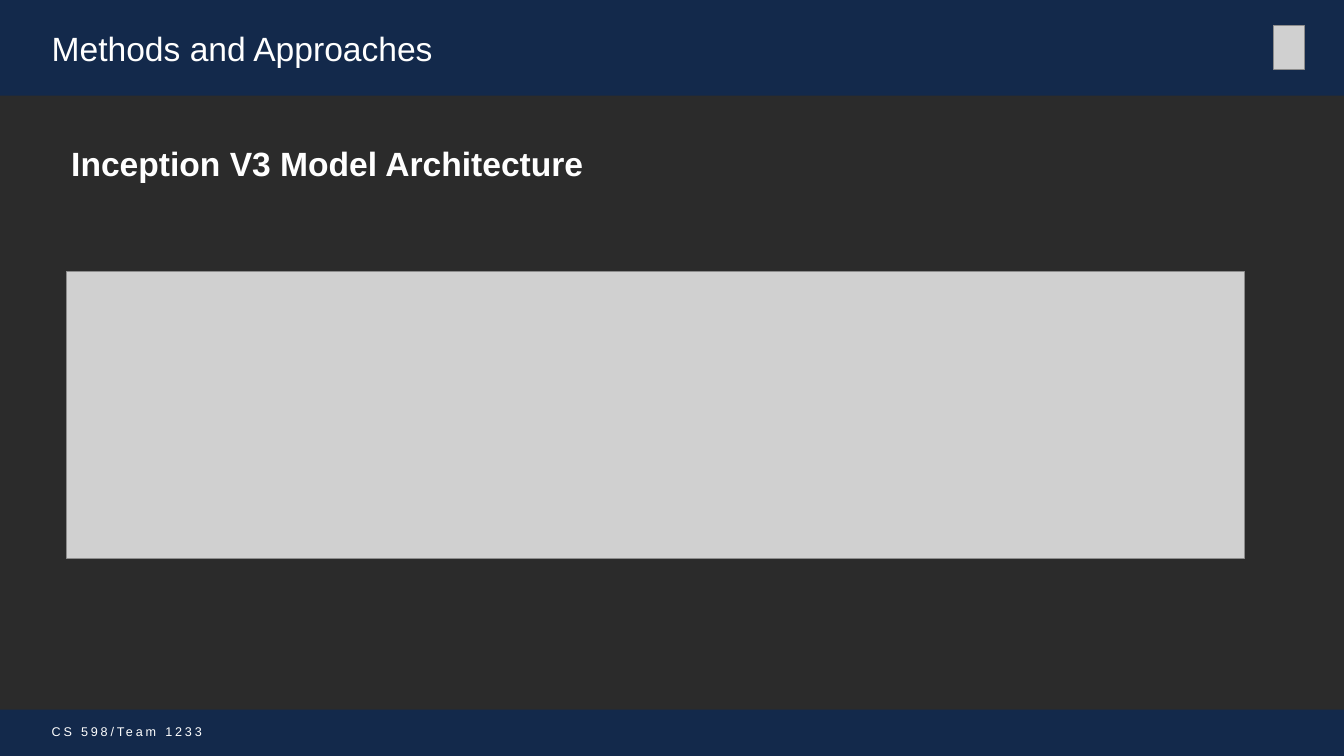
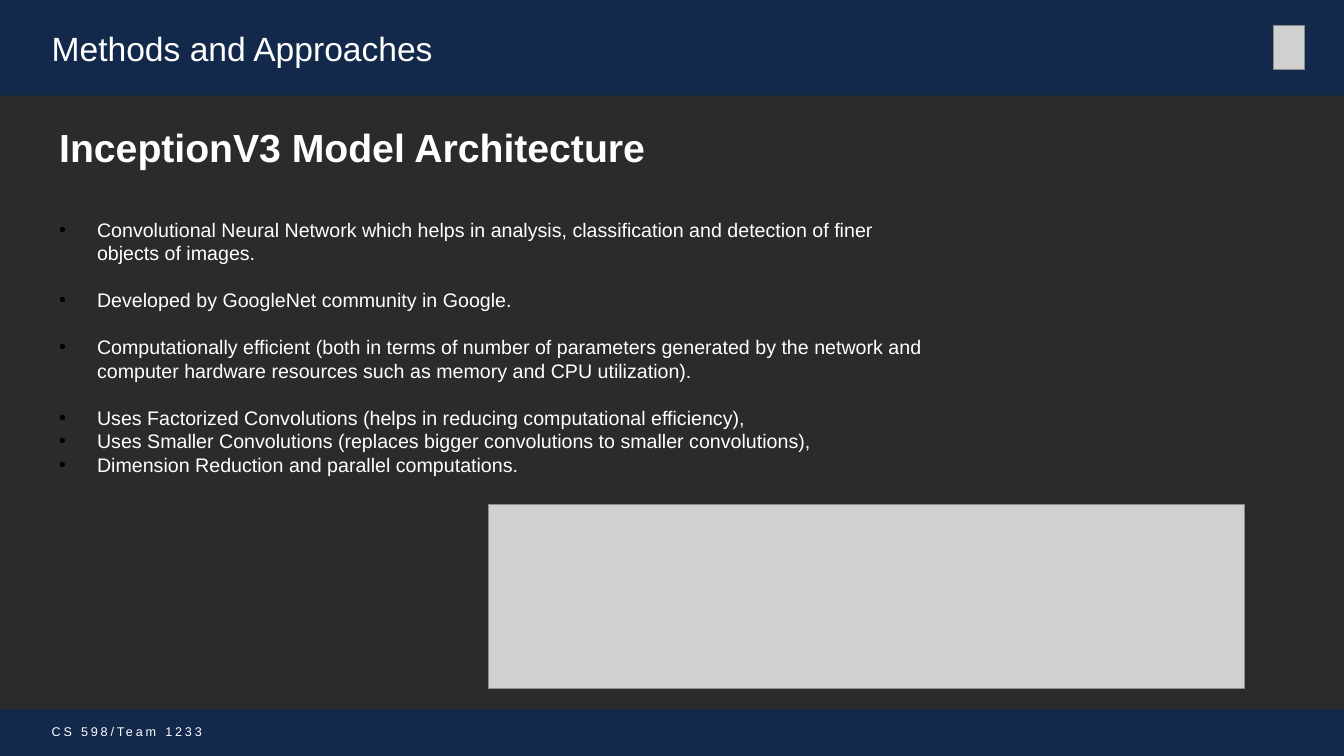
Before and after one commit to mohitbhadauria10/DL-Project, a slide deck: slide 9 of Presentation_Team_1233 _mike.pptx (slide 8 before the commit). Drawn at 1344x756 pixels with LibreOffice and Linux fonts; fonts in the diff are those of the drawing; grey boxes stand for pictures; background and template pictures are left out; a plain dark background stands for a picture behind light text. Boxes give left, top, right and bottom in pixels: in the first picture for what was removed or moved away, otherwise in the second. Text is boxed around its words. In the diff, an @@ line names an element or a change of style, - is before the commit and + after.

```diff
--- a/Presentation_Team_1233 _mike.pptx
+++ b/Presentation_Team_1233 _mike.pptx
@@ text added at <box>59,133,921,476</box>, 14 pt, text #FFFFFF @@
+InceptionV3 Model Architecture
+• Convolutional Neural Network which helps in analysis, classification and detection of finer objects of images.
+• Developed by GoogleNet community in Google.
+• Computationally efficient (both in terms of number of parameters generated by the network and computer hardware resources such as memory and CPU utilization).
+• Uses Factorized Convolutions (helps in reducing computational efficiency),
+• Uses Smaller Convolutions (replaces bigger convolutions to smaller convolutions),
+• Dimension Reduction and parallel computations.
@@ text removed at <box>71,151,583,183</box> @@
-Inception V3 Model Architecture
@@ picture: place and size @@
-picture at <box>67,271,1245,559</box>
+picture at <box>488,504,1244,689</box>
```
Also in this commit, not shown: 7 other slides changed, 1 slide added, 2 other files.
